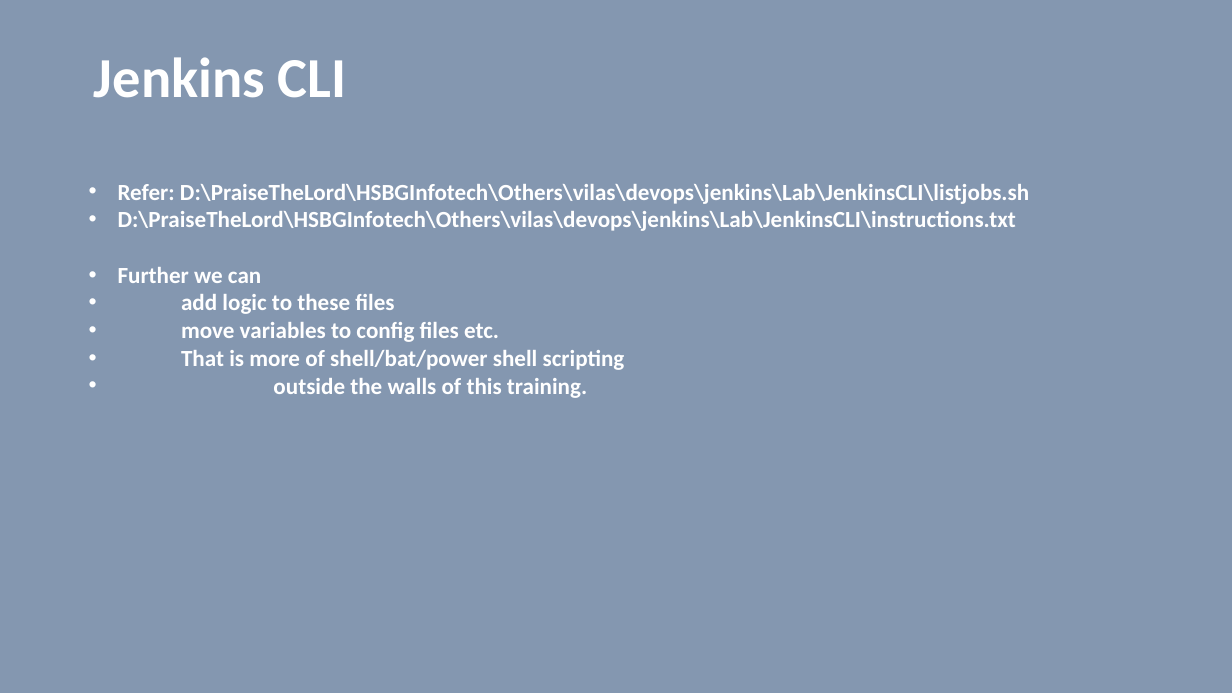
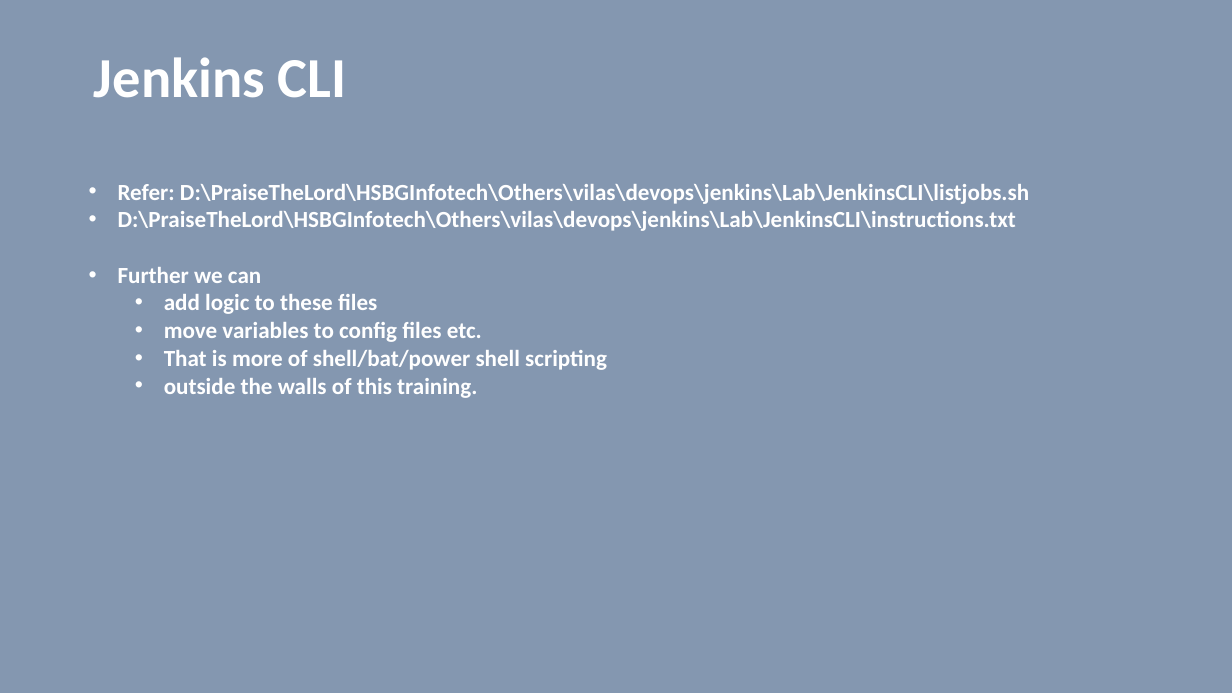
Before and after one commit to vilasvarghese/devops, a slide deck: slide 131 of jenkins/Jenkins.pptx (slide 132 before the commit). Drawn at 1232x693 pixels with LibreOffice and Linux fonts; fonts in the diff are those of the drawing. Boxes give left, top, right and bottom in pixels: in the first picture for what was removed or moved away, otherwise in the second. Text is boxed around its words. In the diff, an @@ line names an element or a change of style, - is before the commit and + after.

```diff
--- a/jenkins/Jenkins.pptx
+++ b/jenkins/Jenkins.pptx
@@ text at (164, 294, 607, 398): list level 1 to 2 in "add logic to these files"; list level 1 to 2 in "move variables to config files ..."; list level 1 to 2 in "That is more of shell/bat/power ..."; list level 1 to 2 in "outside the walls of this ..." @@
```
Also in this commit, not shown: 3 other slides changed, 1 slide removed, 7 other files.
